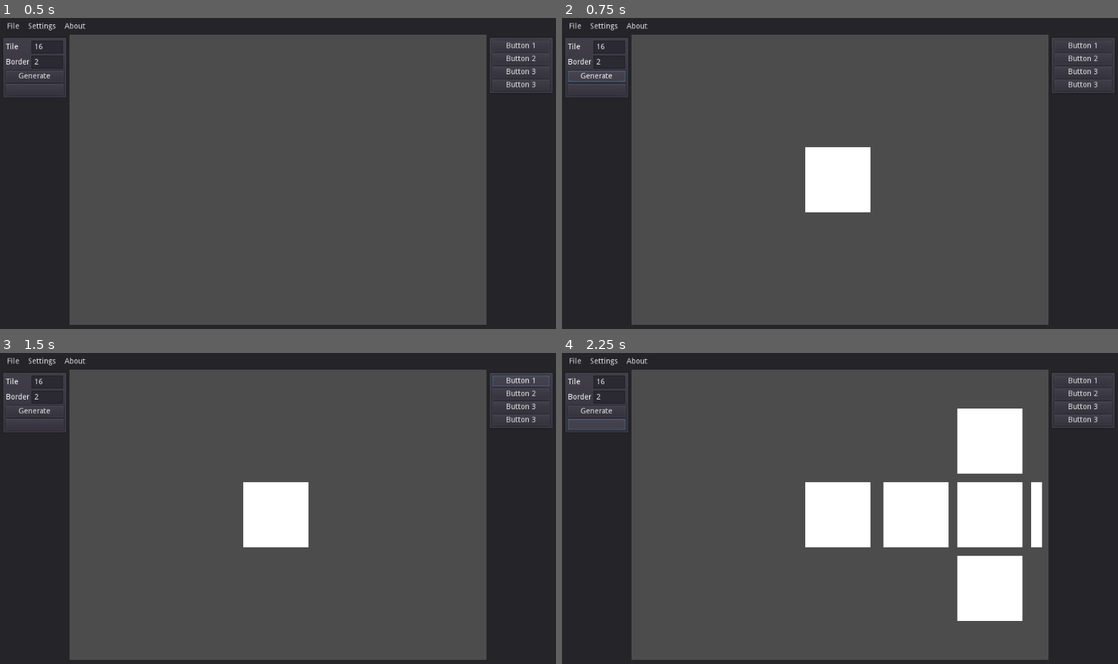
Above: before the commit, frames 1-4 (two rows, left to right).
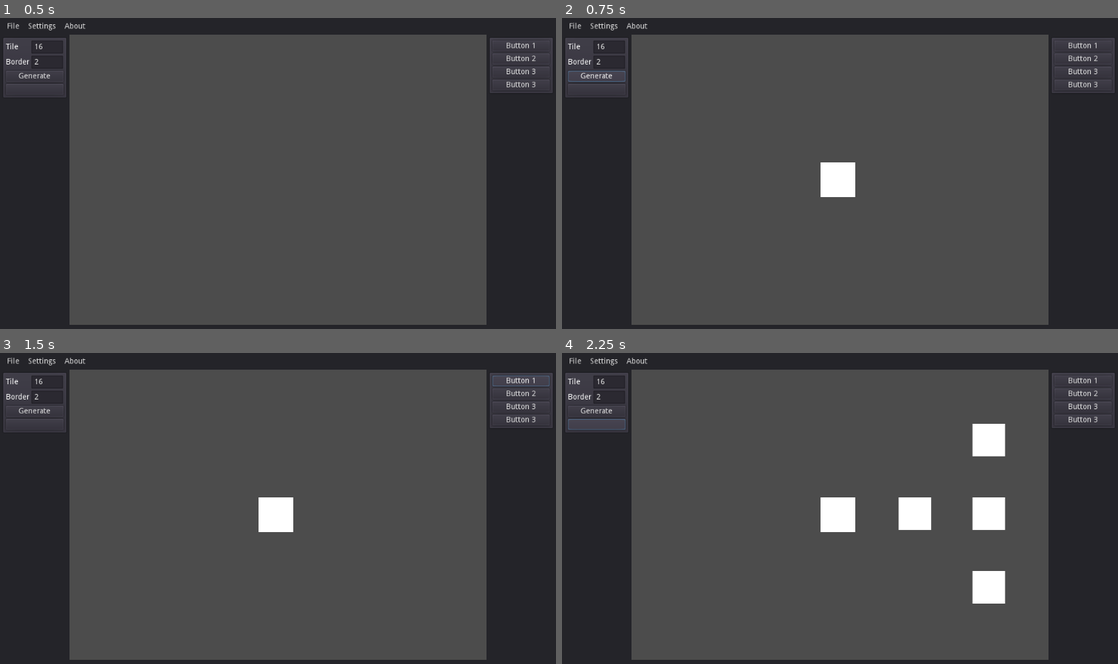
Above: after the commit, the same moments.

Repository: grusad/quick-tilemap-maker
Game: Godot game, scene res://src/MainGUI.tscn
Two runs of this game, one before a commit and one after it. Both use one fixed random seed, a clock stepped at 60 frames per second and the inputs below.
Inputs (mouse positions are in pixels of both pictures, inside the frame that each line leads up to):
- Up to frame 1 (0.5 s): no input
- Up to frame 2 (0.75 s): click "Generate" at 0.5 s
- Up to frame 3 (1.5 s): click "Button 1" at 1.25 s
- Up to frame 4 (2.25 s): click (595, 424) at 2 s

Frame 1 is identical in both runs. In frame 2, 1.8% of the frame differs, in the area x 43-56%, y 41-63%; in frame 3, 1.8%; in frame 4, 9.8%, in the area x 43-87%, y 17-87%.

Commit message:
restructured things with stages

Diff:
--- /dev/null
+++ b/Stage.gd
@@ -0,0 +1,18 @@
+extends Node
+class_name Stage
+
+var canvas
+var settings : Settings
+var extra
+
+func enter_stage(canvas, settings, extra = {}):
+	self.canvas = canvas
+	self.settings = settings
+	self.extra = extra
+	return self
+
+func exit_stage():
+	pass
+
+func execute():
+	pass
--- /dev/null
+++ b/StageOne.gd
@@ -0,0 +1,8 @@
+extends Stage
+class_name StageOne
+
+func execute():
+	canvas.set_process_input(true)
+	var tile = Tile.new(Vector2.ONE * settings.tile_size, settings.border_size, Tile.BITMASK_TYPE.NONE)
+	canvas.add_child(tile)
+	return tile
--- /dev/null
+++ b/StageTwo.gd
@@ -0,0 +1,139 @@
+extends Stage
+class_name StageTwo
+
+var tile_size
+
+func enter_stage(canvas, settings, extra = {}):
+	return .enter_stage(canvas, settings, extra)
+
+
+func execute():
+	var data : Image = extra["tile"].data
+	tile_size = extra["tile"].size
+	var offset = Vector2(70, 0)
+
+	var northTile = Tile.new(tile_size, settings.border_size, Tile.BITMASK_TYPE.S, get_section_of_data(data, [0, 1, 2, 3, 4, 5, 3, 4, 5]))
+	canvas.add_child(northTile)
+	northTile.position = Vector2(0, -17 * 2) + offset
+
+	var southTile = Tile.new(tile_size,  settings.border_size, Tile.BITMASK_TYPE.N, get_section_of_data(data, [3, 4, 5, 3, 4, 5, 6, 7, 8]))
+	canvas.add_child(southTile)
+	southTile.position = Vector2(0, 17 * 2) + offset
+
+	var westTile = Tile.new(tile_size, settings.border_size, Tile.BITMASK_TYPE.E, get_section_of_data(data, [0, 1, 1, 3, 4, 4, 6, 7, 7]))
+	canvas.add_child(westTile)
+	westTile.position = Vector2(-17 * 2, 0) + offset
+
+	var centerTile = Tile.new(tile_size, settings.border_size, Tile.BITMASK_TYPE.N_E_W_S, get_section_of_data(data, [8, 4, 6, 4, 4, 4, 2, 4, 0]))
+	canvas.add_child(centerTile)
+	centerTile.position = Vector2.ZERO + offset
+
+
+	var eastTile = Tile.new(tile_size, settings.border_size, Tile.BITMASK_TYPE, get_section_of_data(data, [1, 1, 2, 4, 4, 5, 7, 7, 8]))
+	canvas.add_child(eastTile)
+	eastTile.position = Vector2(17 * 2, 0) + offset
+
+func crop(start_position, size, data, source, start_offset = Vector2.ZERO):
+	start_position
+	var start_x = start_position.x
+	var start_y = start_position.y
+	var part_size = int(tile_size.x / 3)
+	var xa = 0
+	var ya = 0
+	if start_offset.x > 0:
+		xa = 1
+	if start_offset.y > 0:
+		ya = 1
+	for x in size.x:
+		for y in size.y:
+			source.set_pixel(x + start_offset.x , y + start_offset.y, data.get_pixel(x + start_x * part_size + start_offset.x, y + start_y * part_size + start_offset.y))
+
+func get_section_of_data(data, sections):
+	var new_sections = []
+	data.lock()
+	for i in range(sections.size()):
+		var section = sections[i]
+		var start_position = Vector2.ZERO
+		var default_size = Vector2(int(tile_size.x / 3), int(tile_size.x / 3))
+		var part = Image.new()
+
+		part.create(default_size.x, default_size.y, false, Image.FORMAT_RGBA8)
+		var border_width_box = Vector2(2, default_size.y)
+		var border_height_box = Vector2(default_size.x, 2)
+		var start_offset_length = default_size.x - 2
+		part.lock()
+		match section:
+			0:
+				start_position = Vector2.ZERO
+				crop(start_position, border_width_box, data, part)
+				crop(start_position, border_height_box, data, part)
+
+			1:
+				start_position = Vector2(1, 0)
+				crop(start_position, border_height_box, data, part)
+
+			2:
+				start_position = Vector2(2, 0)
+				crop(start_position, border_height_box, data, part)
+				crop(start_position, border_width_box, data, part, Vector2(start_offset_length, 0))
+
+			3:
+				start_position = Vector2(0, 1)
+				crop(start_position, border_width_box, data, part)
+
+			4:
+				start_position = Vector2(1, 1)
+				crop(start_position, default_size, data, part) # FIX DIS
+
+			5:
+				start_position = Vector2(2, 1)
+				crop(start_position, border_width_box, data, part, Vector2(start_offset_length, 0))
+
+			6:
+				start_position = Vector2(0, 2)
+				crop(start_position, border_width_box, data, part)
+				crop(start_position, border_height_box, data, part, Vector2(0, start_offset_length))
+
+			7:
+				start_position = Vector2(1, 2)
+				crop(start_position, border_height_box, data, part, Vector2(0, start_offset_length))
+
+			8:
+				start_position = Vector2(2, 2)
+				crop(start_position, border_width_box, data, part, Vector2(start_offset_length, 0))
+				crop(start_position, border_height_box, data, part, Vector2(0, start_offset_length))
+
+		var part_placement = Vector2.ZERO
+
+		match i:
+			0:
+				part_placement = Vector2.ZERO
+			1:
+				part_placement = Vector2(1, 0)
+			2:
+				part_placement = Vector2(2, 0)
+			3:
+				part_placement = Vector2(0, 1)
+			4:
+				part_placement = Vector2(1, 1)
+			5:
+				part_placement = Vector2(2, 1)
+			6:
+				part_placement = Vector2(0, 2)
+			7:
+				part_placement = Vector2(1, 2)
+			8:
+				part_placement = Vector2(2, 2)
+
+
+		for x in part.get_width():
+			for y in part.get_height():
+				var current_pixel = part.get_pixel(x, y)
+				if current_pixel.a == 0:
+					part.set_pixel(x, y, data.get_pixel(x + start_position.x * default_size.x, y + start_position.y * default_size.y))
+
+		part.unlock()
+		new_sections.push_back([Vector2(part_placement * Vector2(default_size.x, default_size.y)), part])
+
+	data.unlock()
+	return new_sections
--- a/project.godot
+++ b/project.godot
@@ -9,10 +9,25 @@
 config_version=4
 
 _global_script_classes=[ {
+"base": "VBoxContainer",
+"class": "Settings",
+"language": "GDScript",
+"path": "res://src/Settings.gd"
+}, {
 "base": "Node",
-"class": "Bitmask",
+"class": "Stage",
 "language": "GDScript",
-"path": "res://src/Bitmask.gd"
+"path": "res://Stage.gd"
+}, {
+"base": "Stage",
+"class": "StageOne",
+"language": "GDScript",
+"path": "res://StageOne.gd"
+}, {
+"base": "Stage",
+"class": "StageTwo",
+"language": "GDScript",
+"path": "res://StageTwo.gd"
 }, {
 "base": "Sprite",
 "class": "Tile",
@@ -20,7 +35,10 @@
 "path": "res://src/Tile.gd"
 } ]
 _global_script_class_icons={
-"Bitmask": "",
+"Settings": "",
+"Stage": "",
+"StageOne": "",
+"StageTwo": "",
 "Tile": ""
 }
 
@@ -29,11 +47,6 @@
 config/name="Random Tile Generator"
 run/main_scene="res://src/MainGUI.tscn"
 config/icon="res://icon.png"
-
-[autoload]
-
-Globals="*res://src/Globals.gd"
-BitmaskManager="*res://src/BitmaskManager.gd"
 
 [importer_defaults]
 
--- a/src/Bitmask.gd
+++ /dev/null
@@ -1,8 +0,0 @@
-class_name Bitmask extends Node
-
-var position
-var size
-
-func _init(position, size):
-	self.position = position
-	self.size = size
--- a/src/Camera.gd
+++ b/src/Camera.gd
@@ -25,7 +25,8 @@
 			zoom_camera(1, viewport_container.get_local_mouse_position())
 
 	if event is InputEventMagnifyGesture:
-		zoom_camera(event.factor, viewport_container.get_local_mouse_position())
+		var force = (1 - event.factor) * 3
+		zoom_camera(force, viewport_container.get_local_mouse_position())
 
 	if event is InputEventMouseMotion and drag:
 		offset = offset - event.relative * zoom
--- a/src/Canvas.gd
+++ b/src/Canvas.gd
@@ -1,183 +1,13 @@
 extends Node2D
-
-const tile_template = [
-	[0, 0, 0, 0, 0, 0, 0],
-	[0, 0, 0, 0, 0, 0, 0],
-	[0, 0, 0, 1, 0, 0, 0],
-	[0, 0, 1, 1, 1, 0, 0],
-	[0, 0, 0, 1, 0, 0, 0],
-	[0, 0, 0, 0, 0, 0, 0],
-	[0, 0, 0, 0, 0, 0, 0],
-]
-
 
 var tiles = []
 var previous_mouse_position = Vector2.ZERO
 var previous_hovored_slot = null
-var tile_size = Vector2()
 var selected_tile : Tile = null
-var tile = null
-var border_width = 2
 
 
 func _ready():
 	set_process_input(false)
-
-
-func generate_template(tile_size):
-
-	self.tile_size = tile_size
-
-	var tile = Tile.new(tile_size, Tile.BITMASK_TYPE.NONE)
-	add_child(tile)
-	self.tile = tile
-
-	set_process_input(true)
-
-func process_next_step():
-	var data : Image = tile.data
-	var offset = Vector2(70, 0)
-	var northTile = Tile.new(tile_size, Tile.BITMASK_TYPE.S, get_section_of_data(data, [0, 1, 2, 3, 4, 5, 3, 4, 5]))
-	add_child(northTile)
-	northTile.position = Vector2(0, -17 * 2) + offset
-
-	var southTile = Tile.new(tile_size, Tile.BITMASK_TYPE.N, get_section_of_data(data, [3, 4, 5, 3, 4, 5, 6, 7, 8]))
-	add_child(southTile)
-	southTile.position = Vector2(0, 17 * 2) + offset
-
-	var westTile = Tile.new(tile_size, Tile.BITMASK_TYPE.E, get_section_of_data(data, [0, 1, 1, 3, 4, 4, 6, 7, 7]))
-	add_child(westTile)
-	westTile.position = Vector2(-17 * 2, 0) + offset
-
-	var centerTile = Tile.new(tile_size, Tile.BITMASK_TYPE.N_E_W_S, get_section_of_data(data, [8, 4, 6, 4, 4, 4, 2, 4, 0]))
-	add_child(centerTile)
-	centerTile.position = Vector2.ZERO + offset
-
-
-	var eastTile = Tile.new(tile_size, Tile.BITMASK_TYPE, get_section_of_data(data, [1, 1, 2, 4, 4, 5, 7, 7, 8]))
-	add_child(eastTile)
-	eastTile.position = Vector2(17 * 2, 0) + offset
-
-func crop(start_position, size, data, source, start_offset = Vector2.ZERO):
-	start_position
-	var start_x = start_position.x
-	var start_y = start_position.y
-	var part_size = int(tile_size.x / 3)
-	var xa = 0
-	var ya = 0
-	if start_offset.x > 0:
-		xa = 1
-	if start_offset.y > 0:
-		ya = 1
-	for x in size.x:
-		for y in size.y:
-			source.set_pixel(x + start_offset.x , y + start_offset.y, data.get_pixel(x + start_x * part_size + start_offset.x, y + start_y * part_size + start_offset.y))
-
-func get_section_of_data(data, sections):
-	var new_sections = []
-	data.lock()
-	for i in range(sections.size()):
-		var section = sections[i]
-		var start_position = Vector2.ZERO
-		var default_size = Vector2(int(tile_size.x / 3), int(tile_size.x / 3))
-		print(tile_size)
-		var part = Image.new()
-
-		part.create(default_size.x, default_size.y, false, Image.FORMAT_RGBA8)
-		var border_width_box = Vector2(2, default_size.y)
-		var border_height_box = Vector2(default_size.x, 2)
-		var start_offset_length = default_size.x - 2
-		part.lock()
-		match section:
-			0:
-				start_position = Vector2.ZERO
-				crop(start_position, border_width_box, data, part)
-				crop(start_position, border_height_box, data, part)
-
-			1:
-				start_position = Vector2(1, 0)
-				crop(start_position, border_height_box, data, part)
-
-			2:
-				start_position = Vector2(2, 0)
-				crop(start_position, border_height_box, data, part)
-				crop(start_position, border_width_box, data, part, Vector2(start_offset_length, 0))
-
-			3:
-				start_position = Vector2(0, 1)
-				crop(start_position, border_width_box, data, part)
-
-			4:
-				start_position = Vector2(1, 1)
-				crop(start_position, default_size, data, part) # FIX DIS
-
-			5:
-				start_position = Vector2(2, 1)
-				crop(start_position, border_width_box, data, part, Vector2(start_offset_length, 0))
-
-			6:
-				start_position = Vector2(0, 2)
-				crop(start_position, border_width_box, data, part)
-				crop(start_position, border_height_box, data, part, Vector2(0, start_offset_length))
-
-			7:
-				start_position = Vector2(1, 2)
-				crop(start_position, border_height_box, data, part, Vector2(0, start_offset_length))
-
-			8:
-				start_position = Vector2(2, 2)
-				crop(start_position, border_width_box, data, part, Vector2(start_offset_length, 0))
-				crop(start_position, border_height_box, data, part, Vector2(0, start_offset_length))
-
-		var part_placement = Vector2.ZERO
-
-		var t
-		match i:
-			0:
-				part_placement = Vector2.ZERO
-				t = Color.red
-			1:
-				part_placement = Vector2(1, 0)
-				t = Color.blue
-			2:
-				part_placement = Vector2(2, 0)
-				t = Color.green
-			3:
-				part_placement = Vector2(0, 1)
-				t = Color.yellow
-			4:
-				part_placement = Vector2(1, 1)
-				t = Color.brown
-			5:
-				part_placement = Vector2(2, 1)
-				t = Color.violet
-			6:
-				part_placement = Vector2(0, 2)
-				t = Color.sienna
-			7:
-				part_placement = Vector2(1, 2)
-				t = Color.salmon
-			8:
-				part_placement = Vector2(2, 2)
-				t = Color.coral
-
-
-		for x in part.get_width():
-			for y in part.get_height():
-				var current_pixel = part.get_pixel(x, y)
-				if current_pixel.a == 0:
-					part.set_pixel(x, y, data.get_pixel(x + start_position.x * default_size.x, y + start_position.y * default_size.y))
-
-		part.unlock()
-
-
-
-		new_sections.push_back([Vector2(part_placement * Vector2(default_size.x, default_size.y)), part])
-	data.unlock()
-	return new_sections
-
-
-
 
 func _process(delta):
 	update()
@@ -220,37 +50,26 @@
 func draw_selected_tile_hint():
 	var draw_start = selected_tile.position - selected_tile.size / 2
 	var draw_end = selected_tile.size
+	var border_size = selected_tile.border_size
 	draw_rect(Rect2(draw_start, draw_end), Color.blue, false, 1.0, true)
-	draw_rect(Rect2(draw_start + Vector2(border_width, border_width), draw_end - (Vector2(border_width * 2, border_width * 2))), Color.blue, false, 1.0, true)
+	draw_rect(Rect2(draw_start + Vector2(border_size, border_size), draw_end - (Vector2(border_size * 2, border_size * 2))), Color.blue, false, 1.0, true)
 
-func draw_bitmasks_hint():
-	var bitmask = get_hovered_bitmask()
-	var rect = Rect2(selected_tile.position + bitmask.position, bitmask.size)
-	print("draw pos: ", bitmask.position)
-	draw_rect(rect, Color.aqua, false, 1.0, true)
 
 
 # tiles the mouse position (upper left is 0, 0 instead of center)
 func get_tiled_mouse_position():
-	return get_local_mouse_position().floor() + tile_size / 2
+	var tile = get_child(0)
+	if tile:
+		return get_local_mouse_position().floor() + tile.size / 2
+	return null
 
 
 func get_hovered_tile():
 	var mouse_position = get_tiled_mouse_position()
 	for tile in get_children():
 
-		var tile_bounds = Rect2(tile.position, tile_size)
+		var tile_bounds = Rect2(tile.position, tile.size)
 		if tile_bounds.has_point(mouse_position):
 			return tile
 
 	return null
-
-func get_hovered_bitmask():
-	var local_tile_position = get_tiled_mouse_position() - selected_tile.position
-	var pos = (local_tile_position / tile_size * 3).floor()
-	return Bitmask.new(pos, (tile_size / 3).floor())
-
-
-
-func _on_ContinueButton_pressed():
-	process_next_step()
--- a/src/Globals.gd
+++ /dev/null
@@ -1,9 +0,0 @@
-extends Node
-
-enum TILE_TYPE {
-	CENTER,
-	UP,
-	DOWN,
-	LEFT,
-	RIGHT
-}
--- a/src/MainGUI.gd
+++ b/src/MainGUI.gd
@@ -1,9 +1,14 @@
 extends Control
 
 onready var canvas = $VBoxContainer/CenterContainer/HSplitContainer/ViewportContainer/Viewport/Canvas
-onready var tile_size_input = $VBoxContainer/CenterContainer/ToolContainer/PanelContainer/ToolContainer/GridContainer/TileSizeInput
-onready var border_size_input = $VBoxContainer/CenterContainer/ToolContainer/PanelContainer/ToolContainer/GridContainer/BorderSizeInput
+onready var settings = $VBoxContainer/CenterContainer/ToolContainer/PanelContainer/Settings
 
+var stage_one_result = null
+var stage_two_result = null
 
 func _on_GenerateButton_pressed():
-	canvas.generate_template(Vector2(30, 30))
+	stage_one_result = StageOne.new().enter_stage(canvas, settings).execute()
+
+func _on_ContinueButton_pressed():
+	var lol = StageTwo.new()
+	stage_two_result = StageTwo.new().enter_stage(canvas, settings, {"tile": stage_one_result}).execute()
--- a/src/MainGUI.tscn
+++ b/src/MainGUI.tscn
@@ -3,7 +3,7 @@
 [ext_resource path="res://src/MainGUI.gd" type="Script" id=1]
 [ext_resource path="res://src/Camera.gd" type="Script" id=2]
 [ext_resource path="res://src/Canvas.gd" type="Script" id=3]
-[ext_resource path="res://src/Viewport.gd" type="Script" id=4]
+[ext_resource path="res://src/Settings.gd" type="Script" id=4]
 
 [node name="MainGUI" type="Control"]
 anchor_right = 1.0
@@ -82,52 +82,53 @@
 "_edit_use_anchors_": false
 }
 
-[node name="ToolContainer" type="VBoxContainer" parent="VBoxContainer/CenterContainer/ToolContainer/PanelContainer"]
+[node name="Settings" type="VBoxContainer" parent="VBoxContainer/CenterContainer/ToolContainer/PanelContainer"]
 margin_left = 7.0
 margin_top = 7.0
 margin_right = 113.0
 margin_bottom = 107.0
-__meta__ = {
-"_edit_use_anchors_": false
-}
-
-[node name="GridContainer" type="GridContainer" parent="VBoxContainer/CenterContainer/ToolContainer/PanelContainer/ToolContainer"]
+script = ExtResource( 4 )
+__meta__ = {
+"_edit_use_anchors_": false
+}
+
+[node name="GridContainer" type="GridContainer" parent="VBoxContainer/CenterContainer/ToolContainer/PanelContainer/Settings"]
 margin_right = 106.0
 margin_bottom = 52.0
 columns = 2
 
-[node name="TileSizeLabel" type="Label" parent="VBoxContainer/CenterContainer/ToolContainer/PanelContainer/ToolContainer/GridContainer"]
+[node name="TileSizeLabel" type="Label" parent="VBoxContainer/CenterContainer/ToolContainer/PanelContainer/Settings/GridContainer"]
 margin_top = 5.0
 margin_right = 43.0
 margin_bottom = 19.0
 text = "Tile"
 
-[node name="TileSizeInput" type="LineEdit" parent="VBoxContainer/CenterContainer/ToolContainer/PanelContainer/ToolContainer/GridContainer"]
+[node name="TileSizeInput" type="LineEdit" parent="VBoxContainer/CenterContainer/ToolContainer/PanelContainer/Settings/GridContainer"]
 margin_left = 47.0
 margin_right = 105.0
 margin_bottom = 24.0
 text = "16"
 
-[node name="BorderSizeLabel" type="Label" parent="VBoxContainer/CenterContainer/ToolContainer/PanelContainer/ToolContainer/GridContainer"]
+[node name="BorderSizeLabel" type="Label" parent="VBoxContainer/CenterContainer/ToolContainer/PanelContainer/Settings/GridContainer"]
 margin_top = 33.0
 margin_right = 43.0
 margin_bottom = 47.0
 text = "Border"
 
-[node name="BorderSizeInput" type="LineEdit" parent="VBoxContainer/CenterContainer/ToolContainer/PanelContainer/ToolContainer/GridContainer"]
+[node name="BorderSizeInput" type="LineEdit" parent="VBoxContainer/CenterContainer/ToolContainer/PanelContainer/Settings/GridContainer"]
 margin_left = 47.0
 margin_top = 28.0
 margin_right = 105.0
 margin_bottom = 52.0
 text = "2"
 
-[node name="GenerateButton" type="Button" parent="VBoxContainer/CenterContainer/ToolContainer/PanelContainer/ToolContainer"]
+[node name="GenerateButton" type="Button" parent="VBoxContainer/CenterContainer/ToolContainer/PanelContainer/Settings"]
 margin_top = 56.0
 margin_right = 106.0
 margin_bottom = 76.0
 text = "Generate"
 
-[node name="ContinueButton" type="Button" parent="VBoxContainer/CenterContainer/ToolContainer/PanelContainer/ToolContainer"]
+[node name="ContinueButton" type="Button" parent="VBoxContainer/CenterContainer/ToolContainer/PanelContainer/Settings"]
 margin_top = 80.0
 margin_right = 106.0
 margin_bottom = 100.0
@@ -151,7 +152,6 @@
 size = Vector2( 752, 536 )
 handle_input_locally = false
 render_target_update_mode = 3
-script = ExtResource( 4 )
 
 [node name="Canvas" type="Node2D" parent="VBoxContainer/CenterContainer/HSplitContainer/ViewportContainer/Viewport"]
 script = ExtResource( 3 )
@@ -227,5 +227,5 @@
 __meta__ = {
 "_edit_use_anchors_": false
 }
-[connection signal="pressed" from="VBoxContainer/CenterContainer/ToolContainer/PanelContainer/ToolContainer/GenerateButton" to="." method="_on_GenerateButton_pressed"]
-[connection signal="pressed" from="VBoxContainer/CenterContainer/ToolContainer/PanelContainer/ToolContainer/ContinueButton" to="VBoxContainer/CenterContainer/HSplitContainer/ViewportContainer/Viewport/Canvas" method="_on_ContinueButton_pressed"]
+[connection signal="pressed" from="VBoxContainer/CenterContainer/ToolContainer/PanelContainer/Settings/GenerateButton" to="." method="_on_GenerateButton_pressed"]
+[connection signal="pressed" from="VBoxContainer/CenterContainer/ToolContainer/PanelContainer/Settings/ContinueButton" to="." method="_on_ContinueButton_pressed"]
--- /dev/null
+++ b/src/Settings.gd
@@ -0,0 +1,21 @@
+extends VBoxContainer
+class_name Settings
+
+onready var tile_size_input = $GridContainer/TileSizeInput
+onready var border_size_input = $GridContainer/BorderSizeInput
+
+var tile_size = 0
+var border_size = 0
+
+func _ready():
+	tile_size_input.connect("text_changed", self, "on_tile_size_changed")
+	border_size_input.connect("text_changed", self, "on_border_size_changed")
+
+	on_tile_size_changed(tile_size_input.text)
+	on_border_size_changed(border_size_input.text)
+
+func on_tile_size_changed(text):
+	tile_size = int(text)
+
+func on_border_size_changed(text):
+	border_size = int(text)
--- a/src/Tile.gd
+++ b/src/Tile.gd
@@ -4,24 +4,21 @@
 	S, W, N, E, N_E_W_S, NONE,
 }
 
-var relative_groups = [
-	[BITMASK_TYPE.S, BITMASK_TYPE.W, BITMASK_TYPE.N, BITMASK_TYPE.E]
-]
-
 var data : Image = null
 var size = Vector2()
 var bitmask_type = null
+var border_size = 0
 
-func _init(size, bitmask_type, sections : Array = []):
+func _init(size, border_size, bitmask_type, sections : Array = []):
 	self.size = size
 	self.bitmask_type = bitmask_type
+	self.border_size = border_size
 	self.show_behind_parent = true
 	data = Image.new()
 	data.create(size.x, size.y, false, Image.FORMAT_RGBA8)
 	if not sections.empty():
 		fill_pixels_by_sections(sections)
 	else:
-
 		data.lock()
 		for x in size.x:
 			for y in size.y:
@@ -69,7 +66,6 @@
 
 func fill_pixels_by_sections(sections: Array):
 	self.data.lock()
-	print(sections)
 	for section in sections:
 		var position = section[0]
 		var part = section[1]
--- a/src/TileFactory.gd
+++ /dev/null
@@ -1 +0,0 @@
-extends Node
--- a/src/Viewport.gd
+++ /dev/null
@@ -1 +0,0 @@
-extends Viewport
